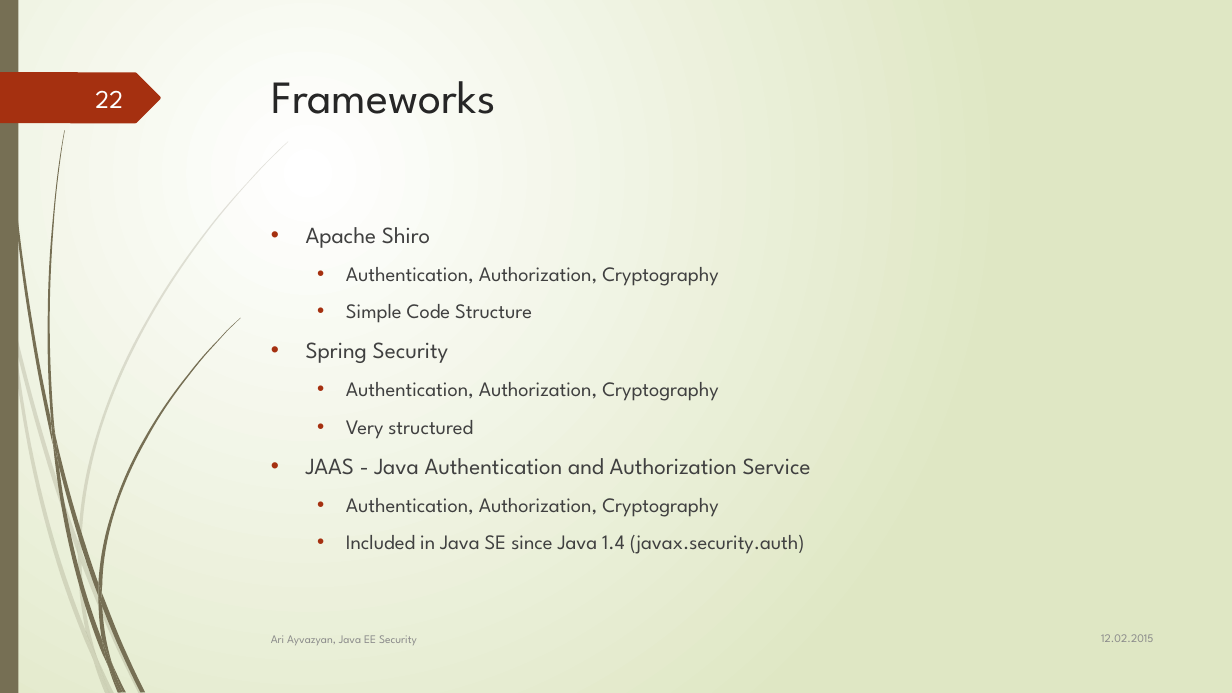
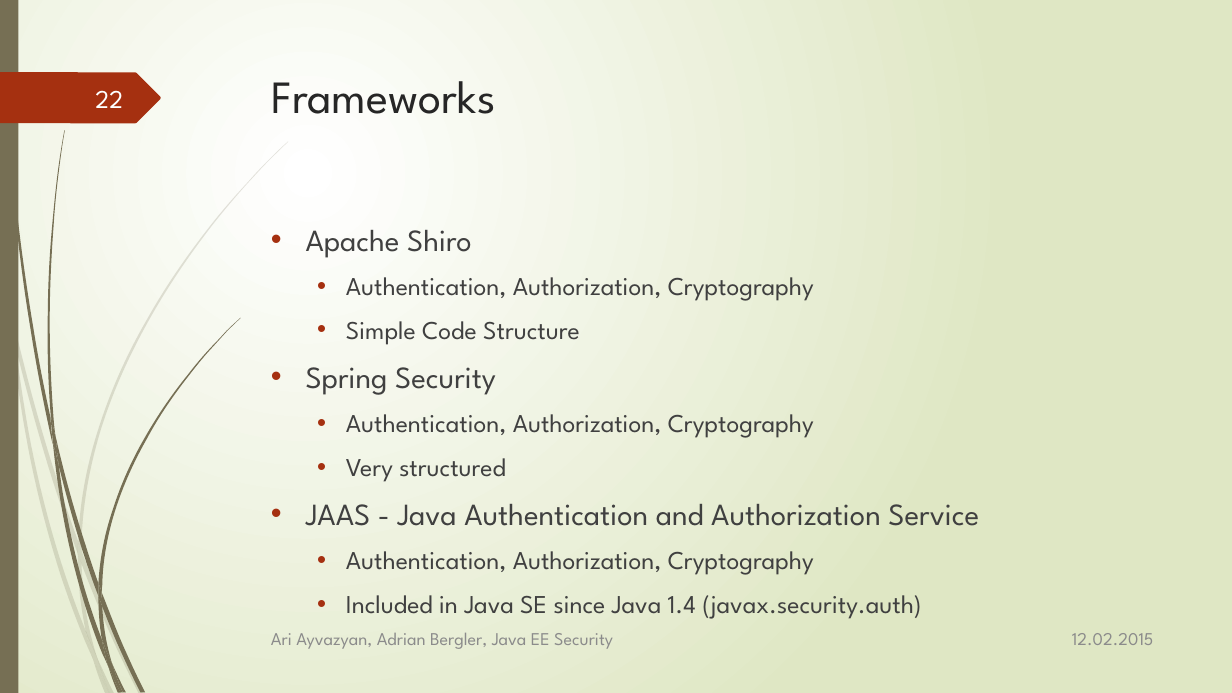
Before and after one commit to aayvazyan-tgm/JavaEESecurityExample, a slide deck: slide 22 of doc/Java EE - Security.pptx. Drawn at 1232x693 pixels with LibreOffice and Linux fonts; fonts in the diff are those of the drawing. Boxes give left, top, right and bottom in pixels: in the first picture for what was removed or moved away, otherwise in the second. Text is boxed around its words. In the diff, an @@ line names an element or a change of style, - is before the commit and + after.

```diff
--- a/doc/Java EE - Security.pptx
+++ b/doc/Java EE - Security.pptx
@@ text "Apache Shiro" at <box>306,230,979,619</box>: size 18 to 24 pt in "Apache Shiro", "Spring Security", "JAAS - Java Authentication and Authorization Service"; size 16 to 20 pt in "Authentication, Authorization, Cryptography", "Simple Code Structure", "Authentication, Authorization, Cryptography", "Very structured" and 2 more places @@
@@ text "12.02.2015" at <box>1072,633,1154,645</box>: size 9 to 14 pt @@
@@ text at <box>271,633,613,649</box>: text changed; size 9 to 14 pt @@
-Ari Ayvazyan, Java EE Security
+Ari Ayvazyan, Adrian Bergler, Java EE Security
```
Also in this commit, not shown: 25 other slides changed.
